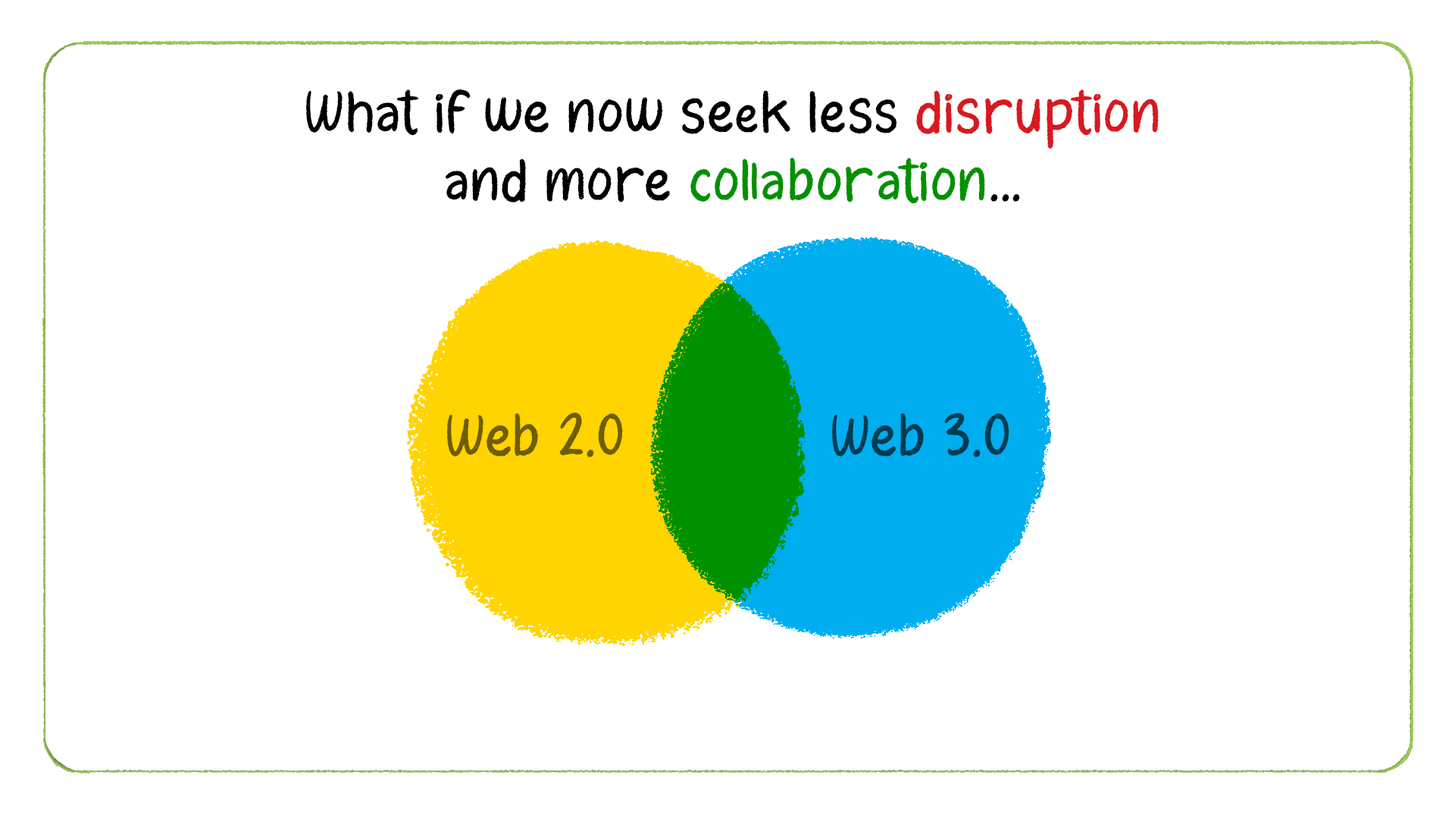
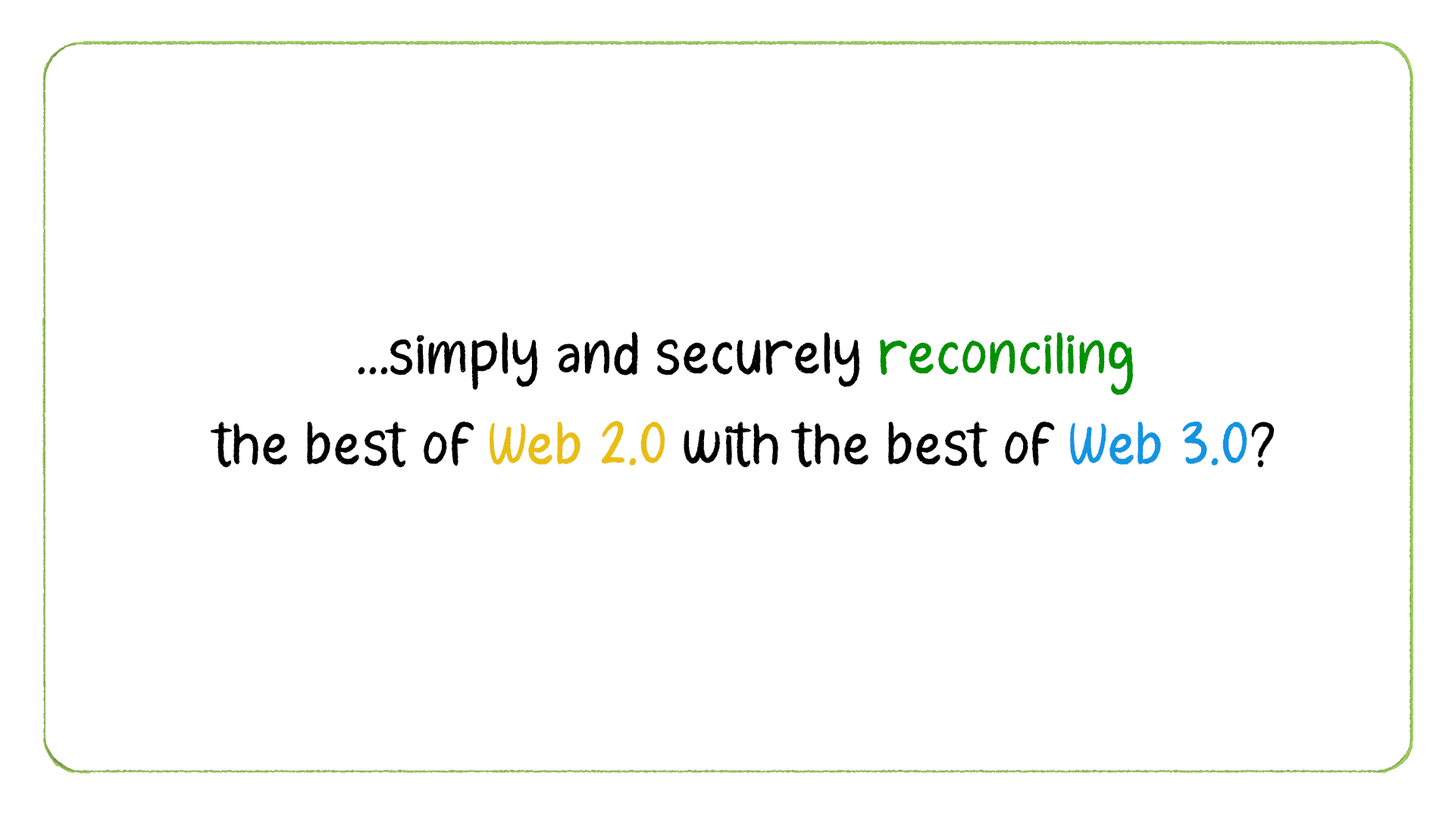
Layer changes from the first 1455 x 819 image to the second:
showed group "Panel 5" (1 layers) over [left=210, top=330, right=1275, bottom=468]
painted on "...simply and securely reconciling the best of Web 2.0 with th" over [left=210, top=330, right=1275, bottom=468]
hid group "Panel 4" (6 layers) over [left=306, top=88, right=1159, bottom=646]
